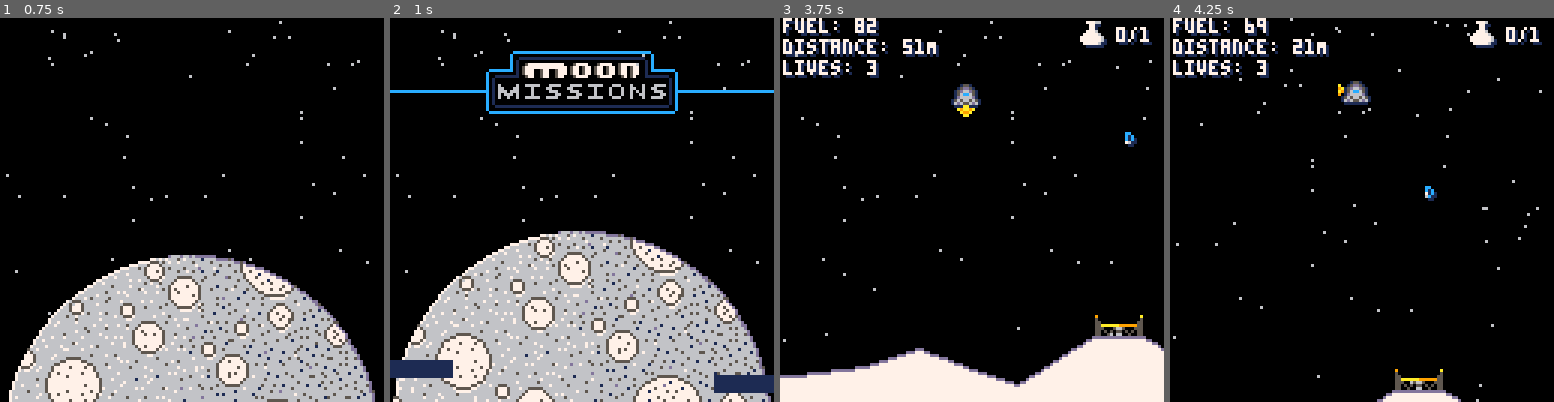
Above: before the commit, frames 1-4 (left to right).
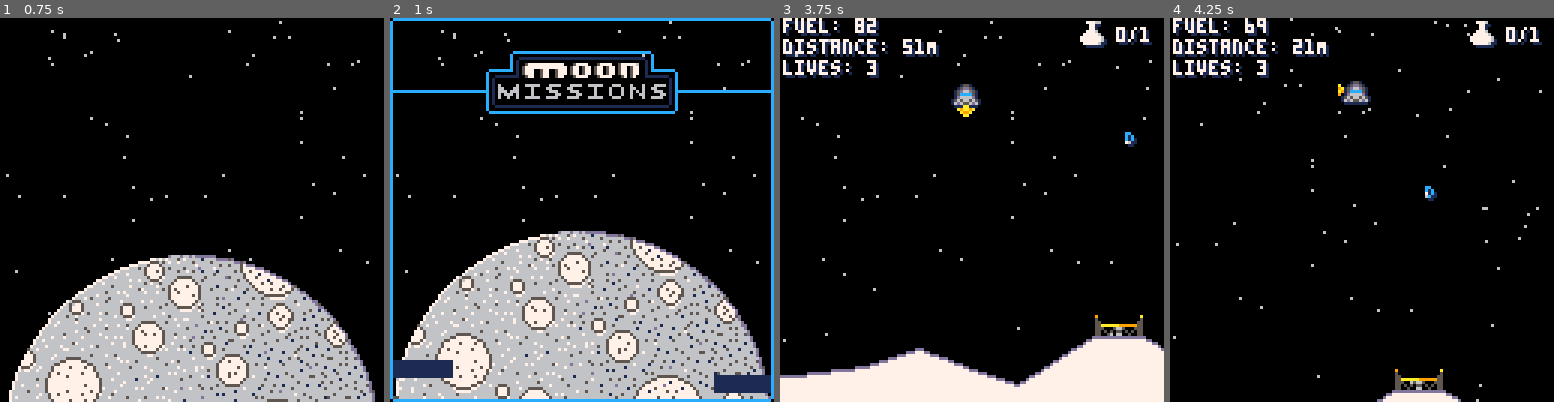
Above: after the commit, the same moments.

Repository: lewsid/moon-missions
Game: PICO-8 cartridge moonmissions.p8
Same seed, same stepped clock (60 frames per second), same inputs: the game is played once before the commit and once after it.
Inputs:
- Up to frame 1 (0.75 s): no input
- Up to frame 2 (1 s): no input
- Up to frame 3 (3.75 s): tap X (X key) at 1.07, 2.07, 2.4, 2.73, 3.07, 3.4, 3.73 s; hold Left 1.97-2.37 s; hold Right 2.87-3.53 s; hold Up from 3.58 s (still down)
- Up to frame 4 (4.25 s): tap X (X key) at 4.07 s; release Up at 4.08 s; hold Right from 4.13 s (still down)

Frame 1 is identical in both runs. In frame 2, 3.1% of the frame differs, in the area x 0-100%, y 0-100%; in frame 3, less than 0.1%; in frame 4, less than 0.1%.

Commit message:
cosmetic

Diff:
--- a/moonmissions.p8
+++ b/moonmissions.p8
@@ -1,10 +1,10 @@
 pico-8 cartridge // http://www.pico-8.com
 version 29
 __lua__
--- mun lander alpha.0.95
+-- mun lander alpha.0.96
 -- by lewsidboi/smolboigames, 2020
 
-version="a.0.95"
+version="a.0.96"
 
 --game parameters
 config={}
@@ -260,6 +260,7 @@
 		up_sprite=3,
 		left_sprite=19,
 		right_sprite=19,
+		velocity_sprite=57,
 		speed=0,
 		fuel=config.start_fuel,
 		alive=1
@@ -627,10 +628,10 @@
 		--draw borders
  		line(0,24,31,24,12)
  		line(95,24,127,24,12)
- 		--line(1,0,126,0,12)
- 		--line(0,1,0,126,12)
- 		--line(1,127,126,127,12)
- 		--line(127,126,127,1,12)
+ 		line(1,0,126,0,12)
+ 		line(0,1,0,126,12)
+ 		line(1,127,126,127,12)
+ 		line(127,126,127,1,12)
 
  		--that retro gudness
 		if(upkeep.seconds%2<1) then
@@ -688,6 +689,9 @@
 		draw_banner(banner.subhead,
 			"dATA cOLLECTED: "..config.collected.."/"..#pickups.." (X"..config.collected..")",
 			16,3,false)
+		if(config.collected==#pickups) then
+			spr(58,cam.x+113,cam.y+54)
+		end
 		draw_score_banner()
 		draw_banner(banner.start,
 			"press ❎ to continue",24,25,1)
@@ -745,6 +749,20 @@
 		else
 			ship.sprite=18
 		end
+	else
+		if(ship.dy<0) then
+			ship.sprite=56
+		else
+			if(ship.speed>10) then
+				ship.sprite=53
+			elseif(ship.speed>8) then
+				ship.sprite=54
+			elseif(ship.speed>6) then
+				ship.sprite=55
+			elseif(ship.speed>4) then
+				ship.sprite=57
+			end
+		end
 	end
 
 	--chase the damn thing
@@ -932,6 +950,9 @@
 -->8
 --todos
 
+--[  ] fix scoring bug (int too small)
+--     https://www.lexaloffle.com/bbs/?pid=22677
+
 --[❎] fix ground line draw
 
 --[❎] fix star draw below y=0
@@ -948,8 +969,7 @@
 --[❎] fix level re-init after
 --    mission fail
 
---[  ] land speed indicator
---    (flashing, red/green)
+--[❎] land speed indicator
 
 --[❎] incorporate distnace
 --    into scoring
@@ -1014,13 +1034,13 @@
 00000000000000000000000000000000000000000000000000000000000000000000000000000000000000000000000000000000000000000000000000000000
 00000000000000000000000000000000000000000000000000000000000000000000000000000000000000000000000000000000000000000000000000000000
 00111100007776000077760000777600007776000000000000000000000000000000000000000000000000000000000000000000000000000000000000000000
-00011000000770000007700000077000000770000000000000000000000000000000000000000000000000000000000000000000000000000000000000000000
-00011000000770000007700000077000000770000000000000000000000000000000000000000000000000000000000000000000000000000000000000000000
-00111100007776000077760000777600007776000006600000011000000000000000000000000000000000000000000000000000000000000000000000000000
-01111110077777600777776007777760077cc7600006610000011000000000000000000000000000000000000000000000000000000000000000000000000000
-11111111777777767777777677cccc7677cccc760060160000100100000000000000000000000000000000000000000000000000000000000000000000000000
-111111117777777677cccc7677cccc7677cccc760001001000000000000000000000000000000000000000000000000000000000000000000000000000000000
-01111110077777600777776007777760077777600000000000000000000000000000000000000000000000000000000000000000000000000000000000000000
+00011000000770000007700000077000000770000005500000055000000550000005500000055000000000000000000000000000000000000000000000000000
+0001100000077000000770000007700000077000005dd500005dd500005dd500005dd500005dd5000000a0000000000000000000000000000000000000000000
+001111000077760000777600007776000077760005d66d5005d66d5005d66d5005d66d5005d66d50000aaa000000000000000000000000000000000000000000
+01111110077777600777776007777760077cc760058888500599995005aaaa5005cccc5005bbbb5000aaaaa00000000000000000000000000000000000000000
+11111111777777767777777677cccc7677cccc760d6666d00d6666d00d6666d00d6666d00d6666d0000a0a000000000000000000000000000000000000000000
+111111117777777677cccc7677cccc7677cccc76565665655656656556566565565665655656656500a000a00000000000000000000000000000000000000000
+01111110077777600777776007777760077777606d6556d66d6556d66d6556d66d6556d66d6556d6000000000000000000000000000000000000000000000000
 00000000000000000000000000000000000000000000000000000000000000000000000000000000000000000000000000000000000000000000000000000000
 00000000000000000000000000000000000000000000000000000000d666d66d6ddddddd00000000000000000000000000000000000000000000000000000000
 000000000000000000000000000000000000000000000000007767676665676666616666dddd5d00000000000000000000000000000000000000000000000000
